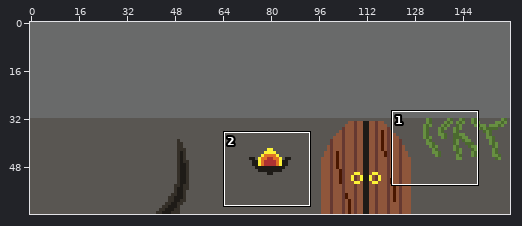
A sprite sheet gets an edit: Art/Dungeon2.png. Above: a wide view before the commit, with the close-up outlined.
Close-up. First the earlier version:
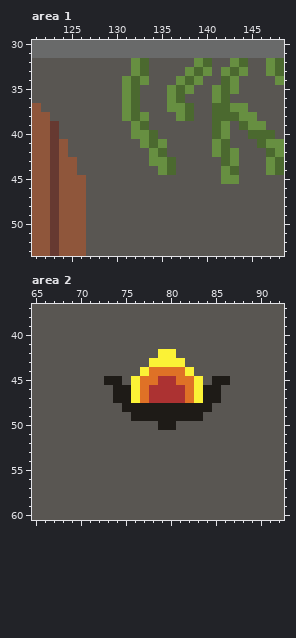
The file is 160x64 pixels. Shown: area 1: x 121..148, y 30..53; area 2: x 65..92, y 37..60.
After the commit:
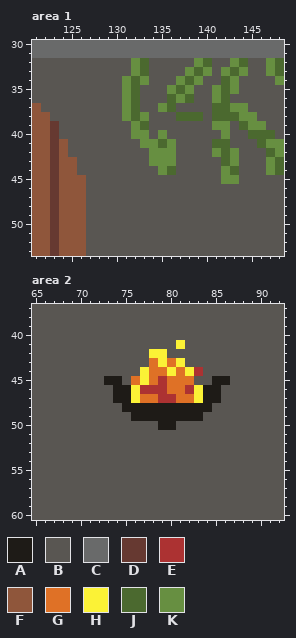
Palette (. is transparent): A #1e1b17  B #595652  C #696a6a  D #663931  E #ac3232  F #8f563b  G #df7126  H #fbf236  J #4b692f  K #678f41
The edit:
--- area 1
@@ x 132..143 @@
 35 JBBBKJKBBKJK
-36 JBBBKJBBBKJB
-37 JBBBKKJBBJJK
-38 JKBBBKJBBJJJ
-39 KJBBBBBBBJKB
-40 KKJBBBBBBJKB
-41 BKJKBBBBBKJB
-42 BBKJBBBBBKJK
-43 BBKKJBBBBBJK
+36 JBBBJKJBBKJB
+37 JBBKJBBBBJJK
+38 JKBBBJJJBJJJ
+39 KJBBBBBBBKKB
+40 KKBKBBBBBBKB
+41 BKKJKBBBBJJB
+42 BBKKKBBBBKJK
+43 BBKKKBBBBBJK
 44 BBBKJBBBBBKJ
--- area 2
@@ x 74..85 @@
 40 BBBBBBBBBBBB
-41 BBBBBBBBBBBB
-42 BBBBBHHBBBBB
-43 BBBBHHHHBBBB
-44 BBBHGGGGHBBB
-45 ABHGGEEGGHBA
-46 AAHGEEEEGHAA
-47 AAHGEEEEGHAA
+41 BBBBBBBHBBBB
+42 BBBBHHBBBBBB
+43 BBBBGHGHBBBB
+44 BBBHGGHGHEBB
+45 ABGHGEGGGBBA
+46 AAHEEEGGEHAA
+47 AAHGGEEGGHAA
 48 BAAAAAAAAAAB
Where, in picture pixels (left, top, right, bottom), the same in both close-ups:
changed: (149, 94, 221, 166)
changed: (131, 340, 203, 403)
